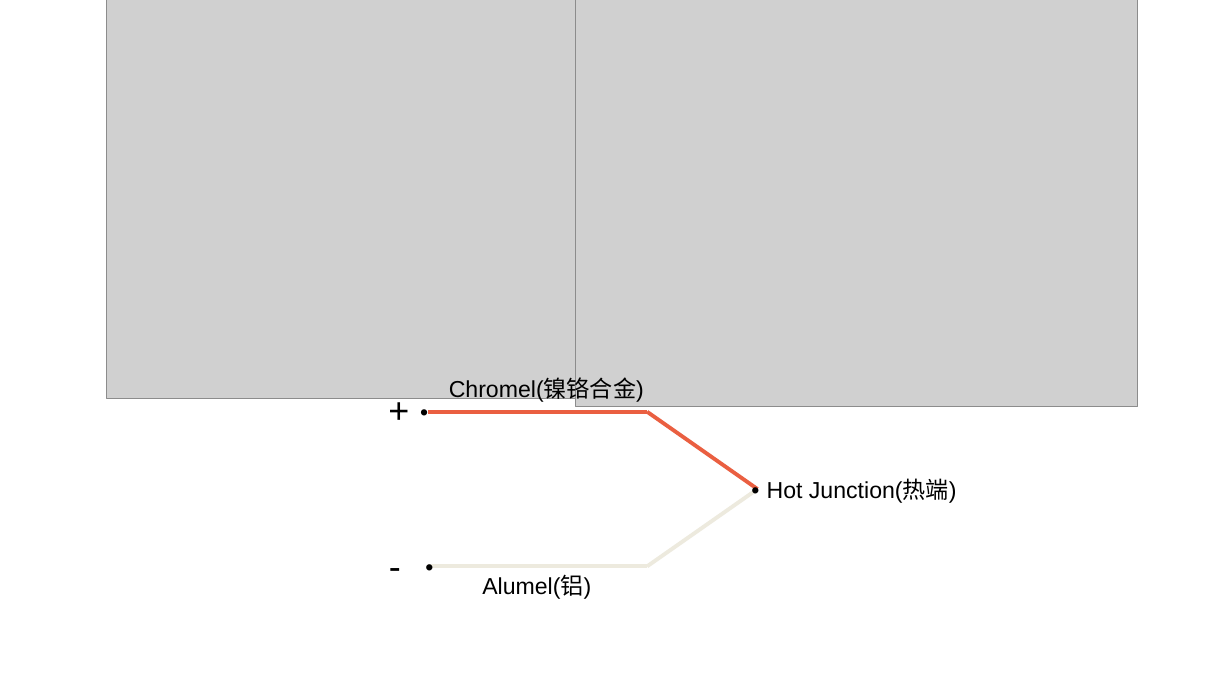
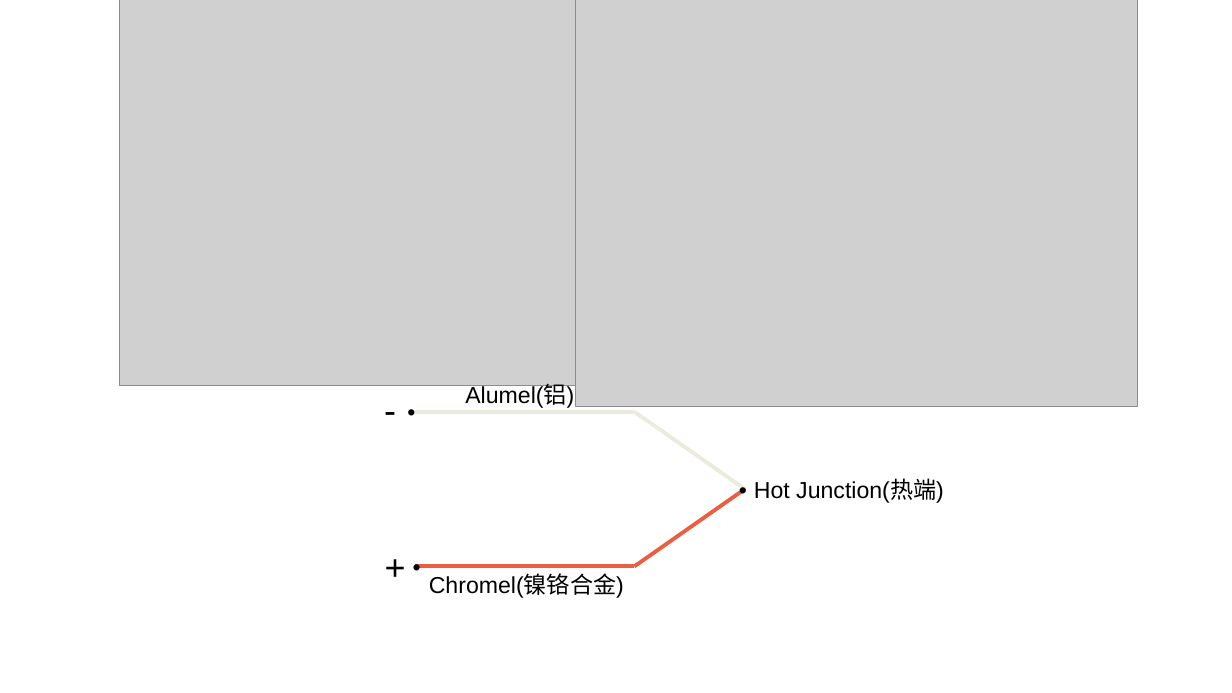
Before and after one commit to SeeedDocument/Grove-I2C_Thermocouple_Amplifier-MCP9600, a slide deck: slide 6 of img/pin_map.pptx. Drawn at 1232x693 pixels with LibreOffice and Linux fonts; fonts in the diff are those of the drawing; grey boxes stand for pictures. Boxes give left, top, right and bottom in pixels: in the first picture for what was removed or moved away, otherwise in the second. Text is boxed around its words. In the diff, an @@ line names an element or a change of style, - is before the commit and + after.

```diff
--- a/img/pin_map.pptx
+++ b/img/pin_map.pptx
@@ picture: place and size @@
-picture at (106, 0, 645, 398)
+picture at (119, 0, 664, 386)
@@ text "-": place and size @@
-text "-" at (380, 540, 411, 592)
+text "-" at (375, 383, 407, 435)
@@ text "Alumel(铝)": place and size @@
-text "Alumel(铝)" at (482, 576, 591, 599)
+text "Alumel(铝)" at (465, 385, 574, 408)
@@ line (635, 412) - (415, 412): stroke #EA5F41 3 pt to #EDEADE 3 pt @@
@@ 2 texts, 2 lines: place and size @@
-2 texts, 2 lines at (416, 412, 768, 585)
+2 texts, 2 lines at (404, 412, 756, 585)
@@ line (745, 489) - (635, 412): stroke #EA5F41 3 pt to #EDEADE 3 pt @@
@@ line (745, 489) - (635, 567): stroke #EDEADE 3 pt to #EA5F41 3 pt @@
@@ text "+": place and size @@
-text "+" at (380, 384, 419, 436)
+text "+" at (376, 541, 415, 593)
@@ 2 texts, 2 lines: place and size @@
-2 texts, 2 lines at (411, 393, 957, 567)
+2 texts, 2 lines at (398, 393, 944, 567)
@@ line (635, 567) - (415, 567): stroke #EDEADE 3 pt to #EA5F41 3 pt @@
@@ text "Chromel(镍铬合金)": place and size @@
-text "Chromel(镍铬合金)" at (449, 379, 644, 403)
+text "Chromel(镍铬合金)" at (429, 575, 624, 598)
```
Also in this commit, not shown: 3 other slides changed, 4 other files.
